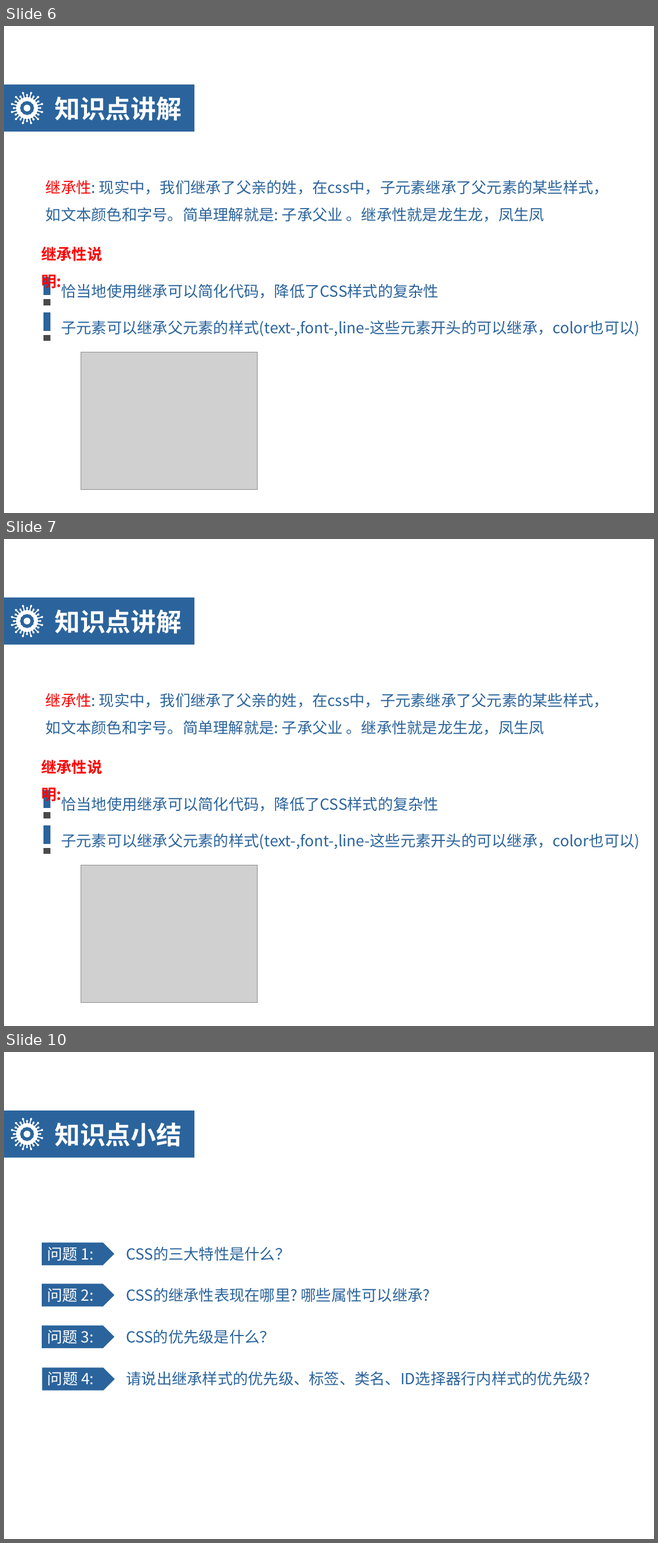
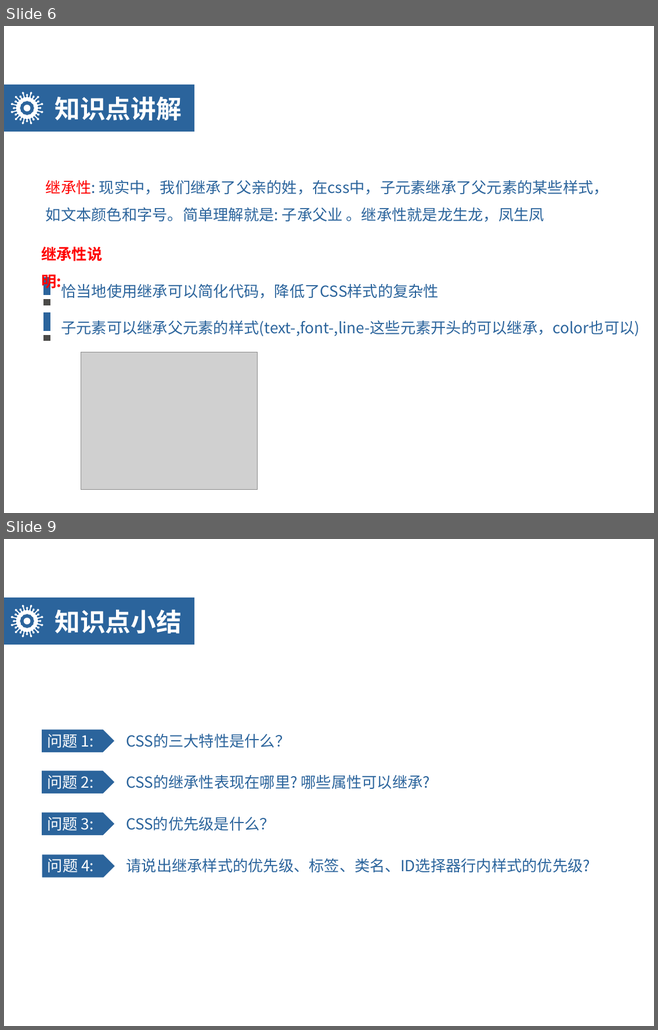
Before and after one commit to Ischenchenya/HTMLandCSSCourse, a slide deck: day05-CSS3/teach/day05-HTML5CSS3.pptx. Shown one above the other, each under a label of ours: slides 6, 7 and 10 before the commit, slides 6 and 9 after it; the slides between them are not shown. The pictures are 658x1543 and 658x1030 pixels, drawn with LibreOffice and Linux fonts; fonts in the diff are those of the drawing; grey boxes stand for pictures; background and template pictures are left out. Boxes give left, top, right and bottom in pixels: in the first picture for what was removed or moved away, otherwise in the second. Text is boxed around its words. In the diff, an @@ line names an element or a change of style, - is before the commit and + after.

```diff
--- a/day05-CSS3/teach/day05-HTML5CSS3.pptx
+++ b/day05-CSS3/teach/day05-HTML5CSS3.pptx
@@ slide 7 removed at (4, 539, 654, 1026), background picture (left out) @@
@@ rectangle removed at (4, 598, 194, 645) @@
@@ freeform shape removed at (11, 605, 43, 637) @@
@@ text removed at (54, 609, 181, 634) @@
-知识点讲解
@@ text removed at (46, 693, 608, 735) @@
-继承性: 现实中，我们继承了父亲的姓，在css中，子元素继承了父元素的某些样式，如文本颜色和字号。简单理解就是: 子承父业 。继承性就是龙生龙，凤生凤
@@ text removed at (41, 759, 102, 804) @@
-继承性说明:
@@ rectangle removed at (43, 790, 52, 809) @@
@@ text removed at (61, 797, 438, 812) @@
-恰当地使用继承可以简化代码，降低了CSS样式的复杂性
@@ rectangle removed at (43, 812, 52, 819) @@
@@ rectangle removed at (43, 825, 52, 844) @@
@@ text removed at (61, 834, 639, 849) @@
-子元素可以继承父元素的样式(text-,font-,line-这些元素开头的可以继承，color也可以)
@@ rectangle removed at (43, 848, 52, 855) @@
@@ picture removed at (81, 865, 257, 1002) @@
@@ what was slide 10 is now slide 9 @@
```
Also in this commit, not shown: 8 slides changed, 16 other files.
